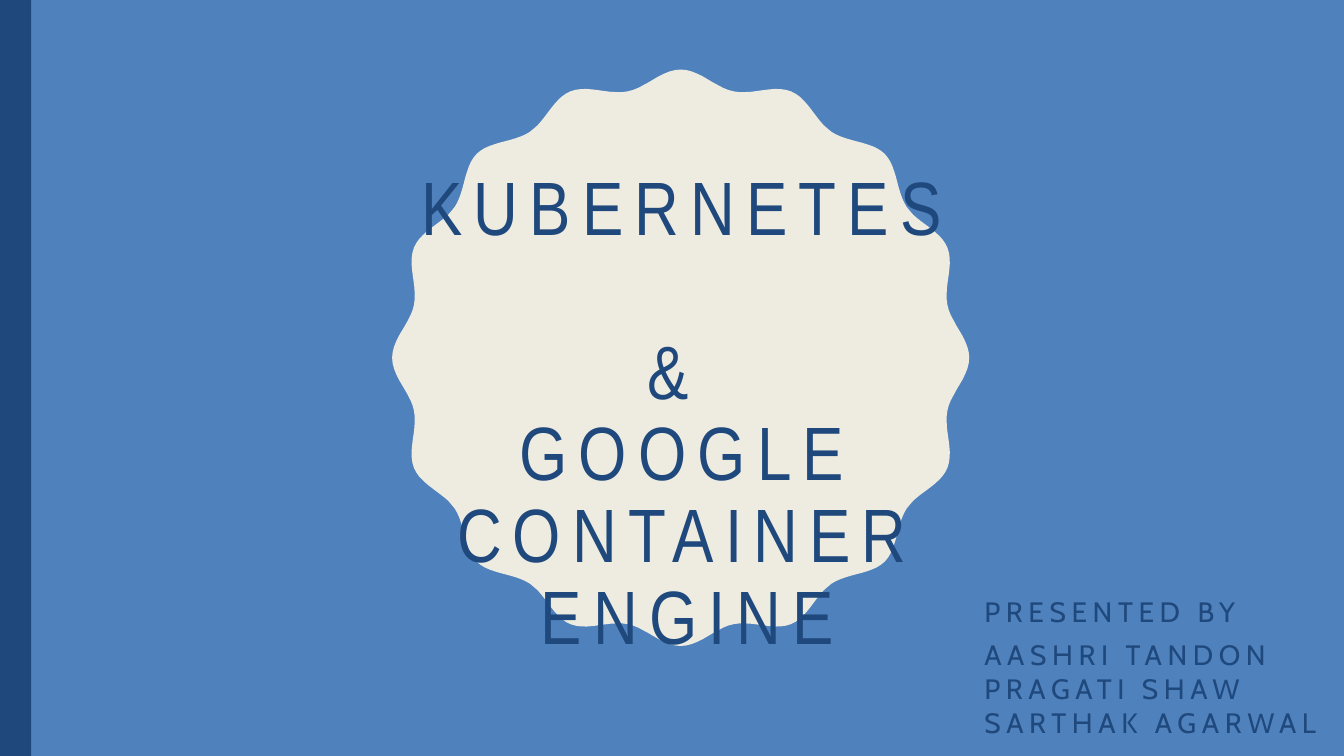
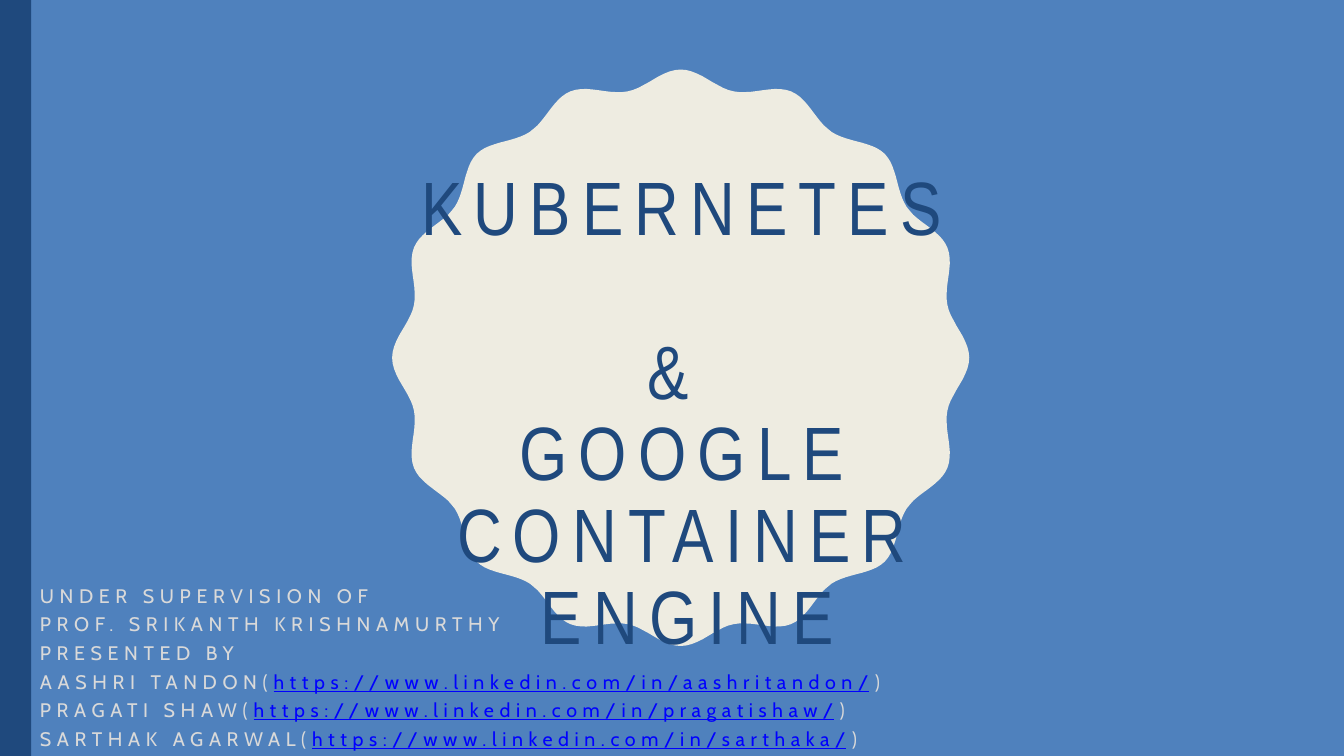
Before and after one commit to agsarthak/kubernets_datascience, a slide deck: slide 1 of Team9-ppt.pptx. Drawn at 1344x756 pixels with LibreOffice and Linux fonts; fonts in the diff are those of the drawing. Boxes give left, top, right and bottom in pixels: in the first picture for what was removed or moved away, otherwise in the second. Text is boxed around its words. In the diff, an @@ line names an element or a change of style, - is before the commit and + after.

```diff
--- a/Team9-ppt.pptx
+++ b/Team9-ppt.pptx
@@ subtitle "UNDER SUPERVISION OF": place and size @@
-subtitle "UNDER SUPERVISION OF" at (984, 602, 1316, 733)
+subtitle "UNDER SUPERVISION OF" at (40, 589, 869, 751)
@@ subtitle at (40, 589, 368, 603): paragraphs added @@
+UNDER SUPERVISION OF
+PROF. SRIKANTH KRISHNAMURTHY
@@ subtitle at (40, 646, 234, 660): size 20 to 14 pt, text colour #1F497D to #D9D9D9 in "PRESENTED BY"; line spacing 1 to 0.8 @@
@@ subtitle at (40, 674, 869, 751): text changed; size 20 to 14 pt; text colour #1F497D to #0000FF @@
-AASHRI TANDON PRAGATI SHAW SARTHAK AGARWAL
+AASHRI TANDON(https://www.linkedin.com/in/aashritandon/)
+PRAGATI SHAW(https://www.linkedin.com/in/pragatishaw/)
+SARTHAK AGARWAL(https://www.linkedin.com/in/sarthaka/)
```
Also in this commit, not shown: 3 other slides changed, 1 slide removed, 1 other file.
